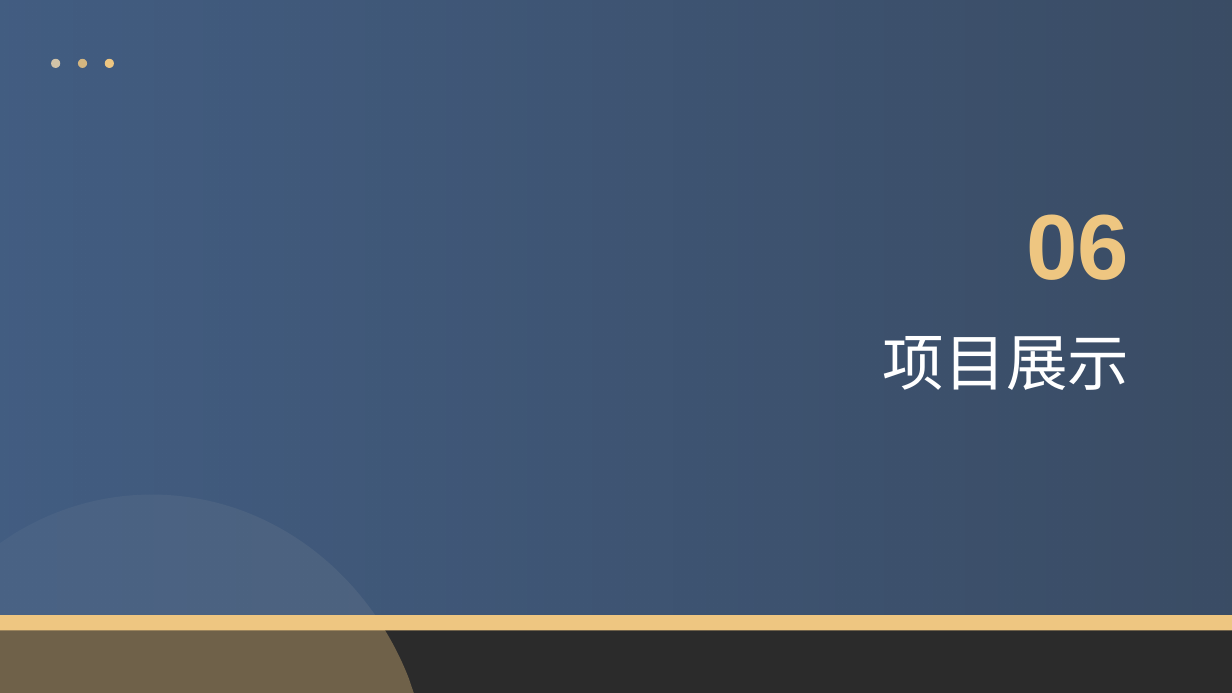
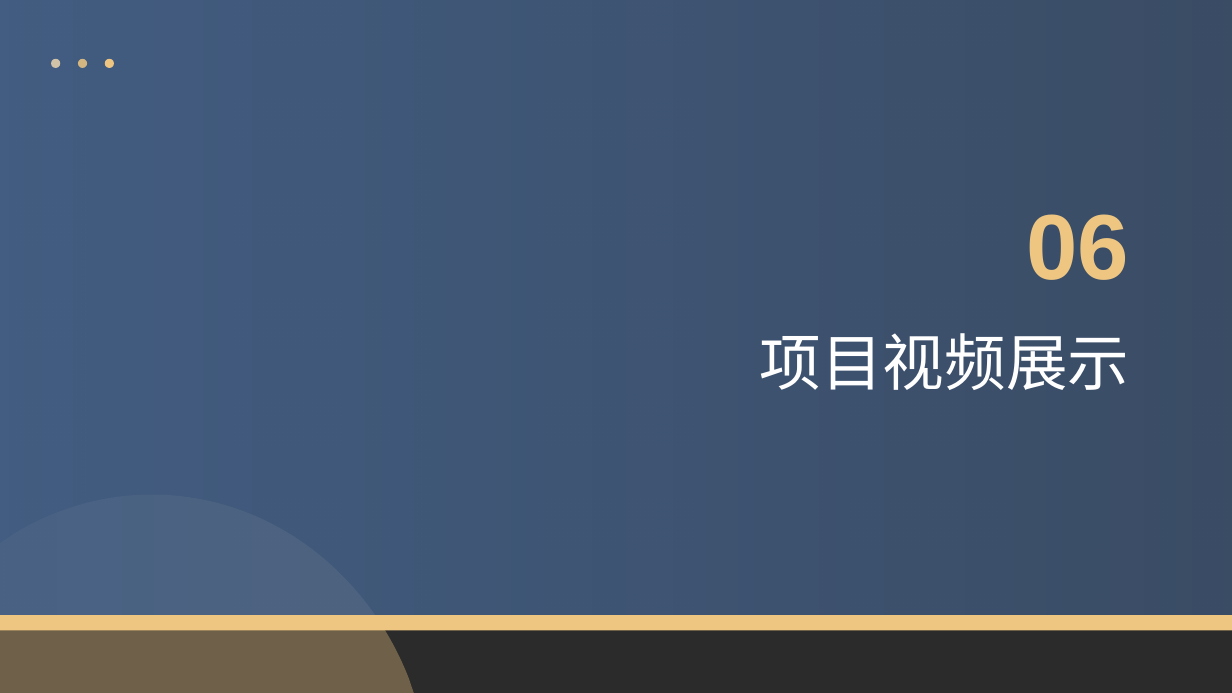
Before and after one commit to xiangsurener/zhengjingxuexipingtai, a slide deck: slide 16 of PPT/AI学习平台项目介绍.pptx. Drawn at 1232x693 pixels with LibreOffice and Linux fonts; fonts in the diff are those of the drawing; background and template pictures are left out; a plain dark background stands for a picture behind light text. Boxes give left, top, right and bottom in pixels: in the first picture for what was removed or moved away, otherwise in the second. Text is boxed around its words. In the diff, an @@ line names an element or a change of style, - is before the commit and + after.

```diff
--- a/PPT/AI学习平台项目介绍.pptx
+++ b/PPT/AI学习平台项目介绍.pptx
@@ title at (760, 333, 1130, 390): text changed @@
-项目展示
+项目视频展示
```
Also in this commit, not shown: 11 other slides changed.
